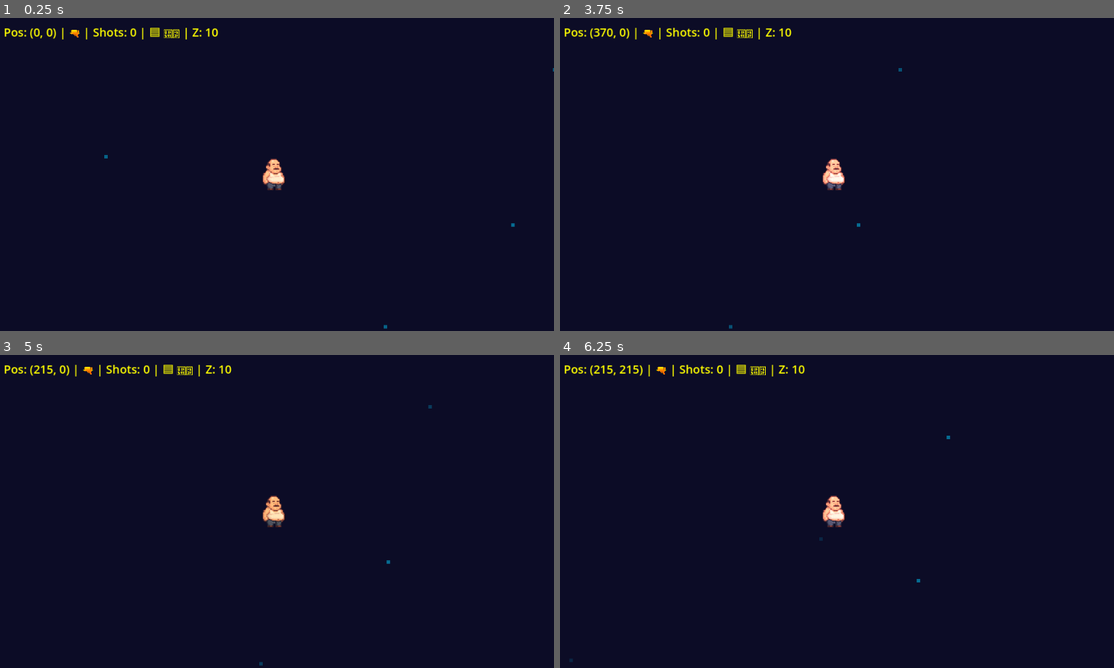
Above: before the commit, frames 1-4 (two rows, left to right).
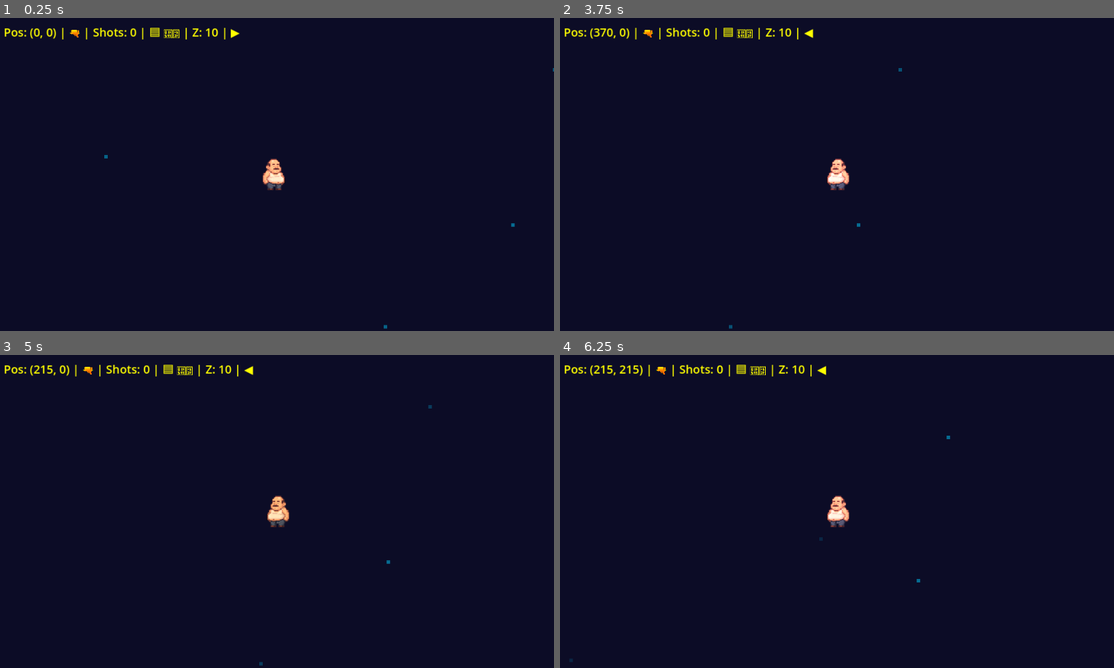
Above: after the commit, the same moments.

Repository: xeexuu/Roguelike-roguelite
Game: Godot game, scene res://scenes/main/Main.tscn
The game is run twice, just before and just after one commit, with the same random seed, the same clock (stepped at 60 frames per second) and the same inputs.
Inputs (mouse positions are in pixels of both pictures, inside the frame that each line leads up to):
- Up to frame 1 (0.25 s): no input
- Up to frame 2 (3.75 s): tap Enter at 0.5, 2.75 s; move the mouse to (958, 158) at 0.52 s; hold D (move_right) 0.53-1.25 s; click (958, 158) at 0.67 s; drag from (726, 190) to (809, 237) at 1.27 s; tap Space at 2, 3.5 s; move the mouse to (892, 105) at 2.02 s; hold D (move_right) 2.03-2.75 s; drag from (809, 237) to (670, 127) at 2.77 s; move the mouse to (1003, 221) at 3.52 s; hold A (move_left) from 3.53 s (still down)
- Up to frame 3 (5 s): release A (move_left) at 4.25 s; tap Enter at 4.25 s; drag from (110, 464) to (193, 433) at 4.27 s
- Up to frame 4 (6.25 s): tap Space at 5 s; move the mouse to (864, 511) at 5.02 s; hold S (move_down) 5.03-5.75 s; click (864, 511) at 5.17 s; drag from (753, 433) to (726, 527) at 5.77 s

The runs differ from the first frame. In frame 1, less than 0.1% of the frame differs, in the area x 40-44%, y 3-7%; in frame 2, 0.3%, in the area x 42-53%, y 3-56%; in frame 3, 0.3%; in frame 4, 0.3%.

Commit message:
Arreglando controles moviles

Diff:
--- a/scenes/managers/game_manager.gd
+++ b/scenes/managers/game_manager.gd
@@ -45,42 +45,34 @@
 		mobile_controls.position = Vector2.ZERO
 
 func create_optimized_background():
-	# Crear el fondo como Node2D en lugar de CanvasLayer
 	background_node = Node2D.new()
 	background_node.name = "OptimizedBackground"
-	background_node.z_index = -100  # Muy por detrás del jugador
-
-	# Añadir al nodo principal, NO al UIManager
+	background_node.z_index = -100
 	add_child(background_node)
 
-	# Crear el fondo de color
 	var background_sprite = Sprite2D.new()
 	background_sprite.name = "BackgroundSprite"
 
-	# Crear una textura de fondo grande
 	var image = Image.create(4000, 4000, false, Image.FORMAT_RGBA8)
 	image.fill(Color(0.05, 0.05, 0.15, 1.0))
 	var texture = ImageTexture.create_from_image(image)
 
 	background_sprite.texture = texture
-	background_sprite.position = Vector2.ZERO  # Centrado en el origen
+	background_sprite.position = Vector2.ZERO
 	background_sprite.z_index = -100
 
 	background_node.add_child(background_sprite)
-
 	create_simple_pattern_overlay(background_node)
 
 func create_simple_pattern_overlay(parent: Node2D):
 	var pattern = Node2D.new()
 	pattern.name = "Pattern"
-	pattern.z_index = -90  # Por encima del fondo pero detrás del jugador
+	pattern.z_index = -90
 	parent.add_child(pattern)
 
-	# Crear algunos puntos de referencia más visibles
 	for i in range(50):
 		var dot = Sprite2D.new()
 
-		# Crear textura para el punto
 		var dot_image = Image.create(6, 6, false, Image.FORMAT_RGBA8)
 		dot_image.fill(Color(0.0, 0.8, 1.0, 0.5))
 		var dot_texture = ImageTexture.create_from_image(dot_image)
@@ -102,10 +94,8 @@
 	if player_manager.get_child_count() > 0:
 		player = player_manager.get_child(0) as Player
 		if player:
-			# Posición inicial centrada en el origen del mundo
 			player.global_position = Vector2(0, 0)
-			player.z_index = 10  # Por encima del fondo
-
+			player.z_index = 10
 			print("Player setup - Position: ", player.global_position, " Z-index: ", player.z_index)
 
 func setup_mobile_controls():
@@ -115,7 +105,7 @@
 	mobile_controls = Control.new()
 	mobile_controls.name = "MobileControls"
 	mobile_controls.set_anchors_and_offsets_preset(Control.PRESET_FULL_RECT)
-	mobile_controls.z_index = 100  # Por encima de todo
+	mobile_controls.z_index = 100
 	ui_manager.add_child(mobile_controls)
 
 	create_movement_joystick()
@@ -159,51 +149,59 @@
 
 func create_shooting_buttons():
 	var viewport_size = get_viewport().get_visible_rect().size
-
 	var shoot_size = Vector2(80, 80)
-
-	var shoot_up = create_shoot_button("↑", Color.CYAN)
+	var margin = 20  # Margen desde el borde
+
+	# Posicionar botones en forma de cruz, asegurando que estén dentro de la pantalla
+	var base_x = viewport_size.x - shoot_size.x - margin
+	var base_y = viewport_size.y - shoot_size.y - margin
+
+	# Botón arriba
+	var shoot_up = create_shoot_button("↑", Color.CYAN, 0.4)  # Más transparente
 	shoot_up.size = shoot_size
-	shoot_up.position = Vector2(viewport_size.x - 150, viewport_size.y - 300)
+	shoot_up.position = Vector2(base_x, base_y - shoot_size.y - 20)  # Arriba del centro
 	shoot_up.pressed.connect(_on_shoot_button_pressed.bind(Vector2.UP))
 	shoot_up.button_up.connect(_on_shoot_button_released.bind(Vector2.UP))
 	mobile_controls.add_child(shoot_up)
 
-	var shoot_left = create_shoot_button("←", Color.YELLOW)
+	# Botón izquierda
+	var shoot_left = create_shoot_button("←", Color.YELLOW, 0.4)
 	shoot_left.size = shoot_size
-	shoot_left.position = Vector2(viewport_size.x - 230, viewport_size.y - 220)
+	shoot_left.position = Vector2(base_x - shoot_size.x - 20, base_y)  # Izquierda del centro
 	shoot_left.pressed.connect(_on_shoot_button_pressed.bind(Vector2.LEFT))
 	shoot_left.button_up.connect(_on_shoot_button_released.bind(Vector2.LEFT))
 	mobile_controls.add_child(shoot_left)
 
-	var shoot_right = create_shoot_button("→", Color.YELLOW)
+	# Botón derecha
+	var shoot_right = create_shoot_button("→", Color.YELLOW, 0.4)
 	shoot_right.size = shoot_size
-	shoot_right.position = Vector2(viewport_size.x - 70, viewport_size.y - 220)
+	shoot_right.position = Vector2(base_x + shoot_size.x + 20, base_y)  # Derecha del centro
 	shoot_right.pressed.connect(_on_shoot_button_pressed.bind(Vector2.RIGHT))
 	shoot_right.button_up.connect(_on_shoot_button_released.bind(Vector2.RIGHT))
 	mobile_controls.add_child(shoot_right)
 
-	var shoot_down = create_shoot_button("↓", Color.CYAN)
+	# Botón abajo
+	var shoot_down = create_shoot_button("↓", Color.CYAN, 0.4)
 	shoot_down.size = shoot_size
-	shoot_down.position = Vector2(viewport_size.x - 150, viewport_size.y - 140)
+	shoot_down.position = Vector2(base_x, base_y + shoot_size.y + 20)  # Abajo del centro
 	shoot_down.pressed.connect(_on_shoot_button_pressed.bind(Vector2.DOWN))
 	shoot_down.button_up.connect(_on_shoot_button_released.bind(Vector2.DOWN))
 	mobile_controls.add_child(shoot_down)
 
-func create_shoot_button(text: String, color: Color) -> Button:
+func create_shoot_button(text: String, color: Color, alpha: float = 0.6) -> Button:
 	var button = Button.new()
 	button.text = text
 	button.flat = false
 
 	var style_normal = StyleBoxFlat.new()
-	style_normal.bg_color = Color(color.r, color.g, color.b, 0.6)
+	style_normal.bg_color = Color(color.r, color.g, color.b, alpha)  # Usar alpha personalizado
 	style_normal.corner_radius_top_left = 10
 	style_normal.corner_radius_top_right = 10
 	style_normal.corner_radius_bottom_left = 10
 	style_normal.corner_radius_bottom_right = 10
 
 	var style_pressed = StyleBoxFlat.new()
-	style_pressed.bg_color = Color(color.r, color.g, color.b, 0.9)
+	style_pressed.bg_color = Color(color.r, color.g, color.b, alpha + 0.3)  # Más visible al presionar
 	style_pressed.corner_radius_top_left = 10
 	style_pressed.corner_radius_top_right = 10
 	style_pressed.corner_radius_bottom_left = 10
@@ -259,11 +257,14 @@
 	if not player:
 		return
 
+	# CORRECCIÓN: Aplicar movimiento directamente al velocity del jugador
+	# en lugar de overwrite completo
 	if current_movement_direction != Vector2.ZERO:
-		player.velocity = current_movement_direction * player.speed
+		player.mobile_movement_direction = current_movement_direction
 	else:
-		player.velocity = Vector2.ZERO
-
+		player.mobile_movement_direction = Vector2.ZERO
+
+	# Manejar disparos de móvil
 	for direction in active_shoot_directions:
 		if player.shooting_component:
 			player.shooting_component.try_shoot(direction, player.global_position)
--- a/scenes/player/player.gd
+++ b/scenes/player/player.gd
@@ -22,9 +22,15 @@
 var base_modulate: Color = Color.WHITE
 var is_mobile: bool
 
+# Variable para movimiento desde móvil
+var mobile_movement_direction: Vector2 = Vector2.ZERO
+
+# Variable para controlar el flip del sprite
+var facing_right: bool = true
+
 func _ready():
 	is_mobile = OS.has_feature("mobile")
-	z_index = 50  # Asegurar que esté muy por encima del fondo
+	z_index = 50
 
 	setup_sprite_from_file()
 	setup_camera()
@@ -65,7 +71,6 @@
 	var image = Image.create(64, 64, false, Image.FORMAT_RGBA8)
 	image.fill(Color.TRANSPARENT)
 
-	# Crear un sprite más visible para debug
 	for x in range(64):
 		for y in range(64):
 			# Cuerpo principal más grande
@@ -90,7 +95,6 @@
 	var image = Image.create(64, 64, false, Image.FORMAT_RGBA8)
 	image.fill(Color.TRANSPARENT)
 
-	# Sprite de disparo más visible
 	for x in range(64):
 		for y in range(64):
 			# Cuerpo principal
@@ -112,41 +116,30 @@
 func create_debug_ui():
 	debug_label = Label.new()
 	debug_label.text = "Pos: (0, 0)"
-	debug_label.add_theme_font_size_override("font_size", 20)  # Reducido para móvil
+	debug_label.add_theme_font_size_override("font_size", 20)
 	debug_label.modulate = Color.YELLOW
 	debug_label.z_index = 100
 
-	# Configurar anclaje para que se mantenga en una posición fija relativa a la cámara
 	debug_label.set_anchors_and_offsets_preset(Control.PRESET_TOP_LEFT)
-
-	# Añadir al nodo de la cámara para que se mueva con ella
 	camera.add_child(debug_label)
-
-	# Configurar posición inicial
 	update_debug_label_position()
 
 func update_debug_label_position():
 	if not debug_label or not camera:
 		return
 
-	# Obtener el tamaño del viewport actual
 	var viewport = get_viewport()
 	if not viewport:
 		return
 
 	var viewport_size = viewport.get_visible_rect().size
 	var zoom = camera.zoom
-
-	# Calcular el tamaño visible del mundo en coordenadas de cámara
 	var visible_size = viewport_size / zoom
-
-	# Posicionar el label en la esquina superior izquierda, pero dentro del área visible
-	var margin = Vector2(10, 10) # Margen desde el borde
+	var margin = Vector2(10, 10)
 	var label_pos = -visible_size * 0.5 + margin
 
 	debug_label.position = label_pos
 
-	# Asegurar que el texto no sea demasiado largo para la pantalla
 	if is_mobile:
 		debug_label.add_theme_font_size_override("font_size", 16)
 	else:
@@ -212,12 +205,43 @@
 		is_shooting_sprite_active = false
 
 func _physics_process(_delta):
-	if not is_mobile:
-		handle_movement()
+	handle_movement()
+	if not is_mobile:
 		handle_shooting()
 
 	move_and_slide()
 	update_debug_ui()
+
+func handle_movement():
+	var input_vector = Vector2.ZERO
+
+	# Combinar input de teclado y móvil
+	if not is_mobile:
+		# Input de teclado (PC)
+		if Input.is_action_pressed("move_left"):
+			input_vector.x -= 1
+		if Input.is_action_pressed("move_right"):
+			input_vector.x += 1
+		if Input.is_action_pressed("move_up"):
+			input_vector.y -= 1
+		if Input.is_action_pressed("move_down"):
+			input_vector.y += 1
+	else:
+		# Input de móvil
+		input_vector = mobile_movement_direction
+
+	# Aplicar movimiento
+	velocity = input_vector.normalized() * speed
+
+	# Controlar el flip del sprite basado en la dirección del movimiento
+	if input_vector.x < 0 and facing_right:
+		# Moviéndose a la izquierda, voltear sprite
+		facing_right = false
+		sprite.flip_h = true
+	elif input_vector.x > 0 and not facing_right:
+		# Moviéndose a la derecha, sprite normal
+		facing_right = true
+		sprite.flip_h = false
 
 func handle_shooting():
 	if not shooting_component:
@@ -237,45 +261,32 @@
 	if shoot_direction != Vector2.ZERO:
 		shooting_component.try_shoot(shoot_direction, global_position)
 
-func handle_movement():
-	var input_vector = Vector2.ZERO
-
-	if Input.is_action_pressed("move_left"):
-		input_vector.x -= 1
-	if Input.is_action_pressed("move_right"):
-		input_vector.x += 1
-	if Input.is_action_pressed("move_up"):
-		input_vector.y -= 1
-	if Input.is_action_pressed("move_down"):
-		input_vector.y += 1
-
-	velocity = input_vector.normalized() * speed
-
 func update_debug_ui():
 	if debug_label:
 		var can_shoot_text = "🔫" if shooting_component and shooting_component.can_shoot else "⏳"
 		var sprite_status = "🔥" if is_shooting_sprite_active else "🟦"
 		var mobile_text = "📱" if is_mobile else "🖥️"
-
-		# Texto más corto para móvil
+		var facing_text = "◀" if not facing_right else "▶"
+
 		if is_mobile:
-			debug_label.text = "(%d,%d) %s S:%d %s" % [
+			debug_label.text = "(%d,%d) %s S:%d %s %s" % [
 				int(global_position.x),
 				int(global_position.y),
 				can_shoot_text,
 				bullets_fired,
-				sprite_status
+				sprite_status,
+				facing_text
 			]
 		else:
-			debug_label.text = "Pos: (%d, %d) | %s | Shots: %d | %s %s | Z: %d" % [
+			debug_label.text = "Pos: (%d, %d) | %s | Shots: %d | %s %s | Z: %d | %s" % [
 				int(global_position.x),
 				int(global_position.y),
 				can_shoot_text,
 				bullets_fired,
 				sprite_status,
 				mobile_text,
-				z_index
+				z_index,
+				facing_text
 			]
 
-		# Actualizar posición del label cada cierto tiempo para evitar que se salga
 		update_debug_label_position()
Not shown, added: calvorotas.apk
Not shown, added: calvorotas.apk.idsig
